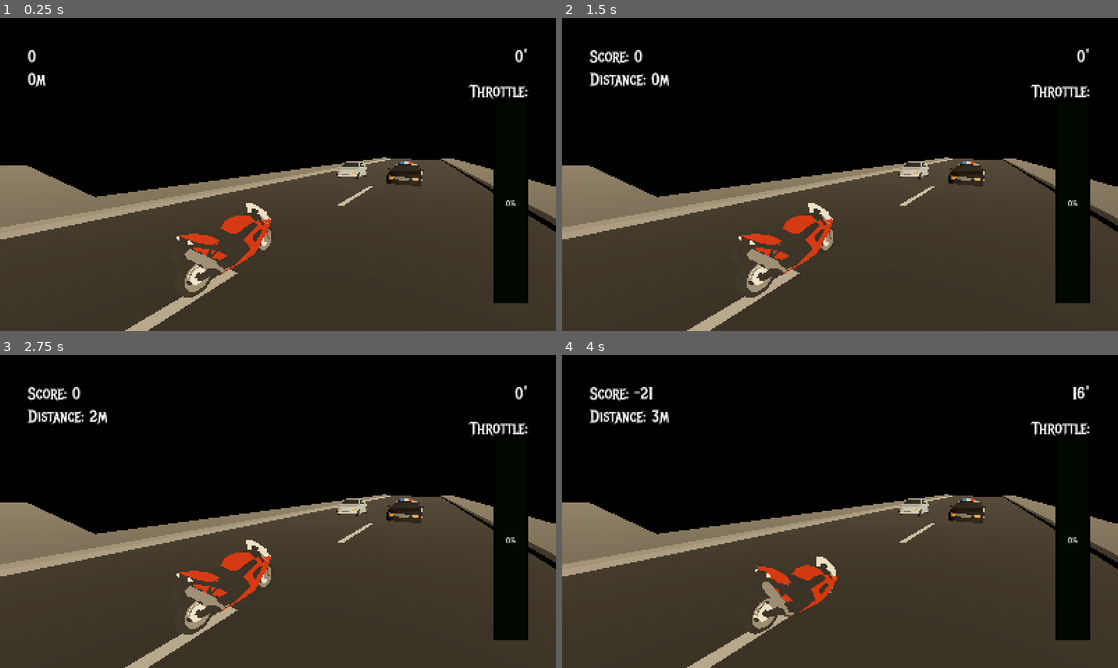
Above: before the commit, frames 1-4 (two rows, left to right).
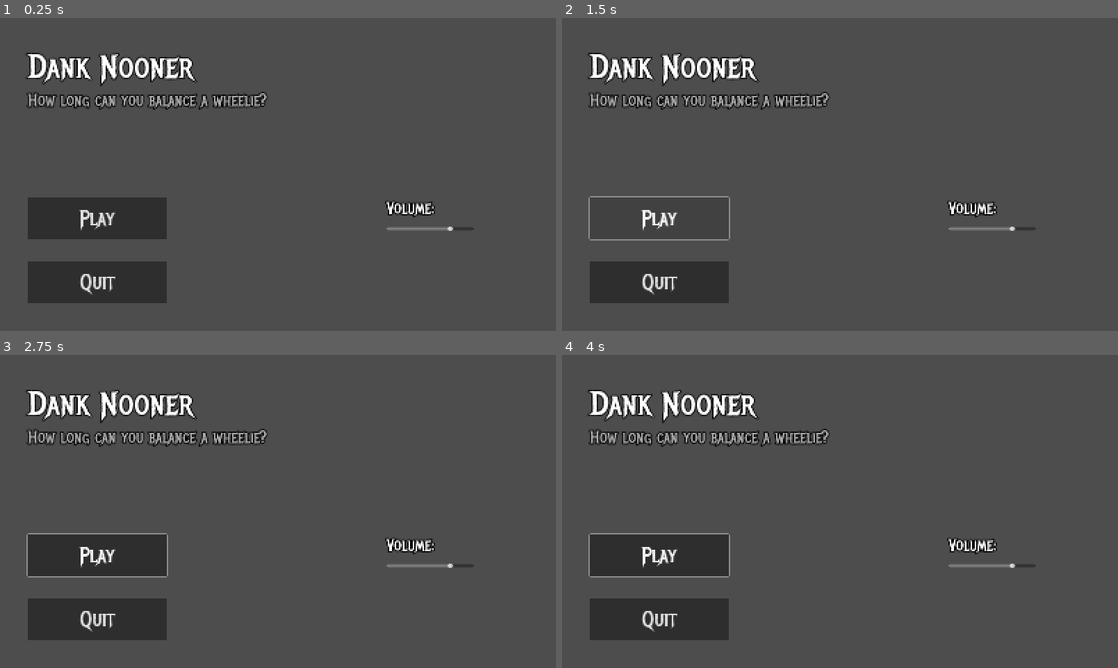
Above: after the commit, the same moments.

Repository: ssebs/DankNooner
Game: Godot game, scene res://scenes/main_game.tscn
The game is run twice, just before and just after one commit, with the same random seed, the same clock (stepped at 60 frames per second) and the same inputs.
Inputs (mouse positions are in pixels of both pictures, inside the frame that each line leads up to):
- Up to frame 1 (0.25 s): no input
- Up to frame 2 (1.5 s): click (662, 218) at 0.5 s, where only the run after the commit has a clickable "Play"; click (662, 218) at 1.25 s, where only the run after the commit has a clickable "Play"
- Up to frame 3 (2.75 s): tap Enter at 2 s; move the mouse to (305, 511) at 2.02 s; hold W (lean_forward) from 2.03 s (still down); click (305, 511) at 2.17 s
- Up to frame 4 (4 s): keep holding W (lean_forward); move the mouse to (812, 511) at 2.77 s; tap Space (brake) at 3.5 s; move the mouse to (851, 505) at 3.52 s

The runs differ from the first frame. In frame 1, 94% of the frame differs, in the area x 0-100%, y 0-100%; in frame 2, 93%; in frame 3, 93%; in frame 4, 93%.

Commit message:
design ui

Diff:
--- a/scenes/main_game.gd
+++ b/scenes/main_game.gd
@@ -6,17 +6,16 @@
 @onready var ui: UI = $UI
 
 enum GameState {MAIN_MENU, PAUSE_MENU, PLAYING}
-var game_state: GameState = GameState.MAIN_MENU:
+var game_state: GameState:
     set(val):
         game_state = val
         switch_game_state(val)
 
 func _ready():
-    pass
-    # ui.onplay => play_game
-    play_game()
+    game_state = GameState.MAIN_MENU
+    # ui.onplay => start_game()
 
-func play_game():
+func start_game():
     var motorcycle: Motorcycle = moto_scene.instantiate()
     motorcycle.global_position = spawn_pos.global_position
     add_child(motorcycle)
--- a/scenes/ui.tscn
+++ b/scenes/ui.tscn
@@ -20,6 +20,7 @@
 
 [node name="GamePanel" type="Control" parent="."]
 unique_name_in_owner = true
+visible = false
 layout_mode = 2
 
 [node name="NotifyLabel" type="Label" parent="GamePanel"]
@@ -93,6 +94,73 @@
 unique_name_in_owner = true
 layout_mode = 2
 
+[node name="TitleContainer" type="VBoxContainer" parent="MainMenuPanel"]
+layout_mode = 1
+offset_right = 688.0
+offset_bottom = 185.0
+
+[node name="Title" type="Label" parent="MainMenuPanel/TitleContainer"]
+layout_mode = 2
+theme_override_font_sizes/font_size = 96
+text = "Dank Nooner"
+
+[node name="Title2" type="Label" parent="MainMenuPanel/TitleContainer"]
+layout_mode = 2
+theme_override_colors/font_color = Color(0.683077, 0.683077, 0.683077, 1)
+theme_override_font_sizes/font_size = 48
+text = "How long can you balance a wheelie?"
+
+[node name="BtnContainer" type="VBoxContainer" parent="MainMenuPanel"]
+layout_mode = 2
+offset_top = 436.0
+offset_right = 400.0
+offset_bottom = 740.0
+grow_vertical = 0
+theme_override_constants/separation = 64
+
+[node name="PlayBtn" type="Button" parent="MainMenuPanel/BtnContainer"]
+custom_minimum_size = Vector2(400, 120)
+layout_mode = 2
+theme_override_font_sizes/font_size = 64
+text = "Play"
+
+[node name="QuitBtn" type="Button" parent="MainMenuPanel/BtnContainer"]
+custom_minimum_size = Vector2(400, 120)
+layout_mode = 2
+size_flags_horizontal = 0
+size_flags_vertical = 8
+theme_override_font_sizes/font_size = 64
+text = "Quit"
+
+[node name="VolContainer" type="VBoxContainer" parent="MainMenuPanel"]
+layout_mode = 1
+anchors_preset = 3
+anchor_left = 1.0
+anchor_top = 1.0
+anchor_right = 1.0
+anchor_bottom = 1.0
+offset_left = -407.0
+offset_top = -304.0
+grow_horizontal = 0
+grow_vertical = 0
+theme_override_constants/separation = 20
+
+[node name="Label" type="Label" parent="MainMenuPanel/VolContainer"]
+layout_mode = 2
+size_flags_horizontal = 0
+size_flags_vertical = 0
+theme_override_font_sizes/font_size = 48
+text = "Volume:"
+
+[node name="VolumeSlider" type="HSlider" parent="MainMenuPanel/VolContainer"]
+unique_name_in_owner = true
+custom_minimum_size = Vector2(250, 0)
+layout_mode = 2
+size_flags_horizontal = 0
+value = 75.0
+rounded = true
+
 [node name="PauseMenuPanel" type="Control" parent="."]
 unique_name_in_owner = true
+visible = false
 layout_mode = 2
